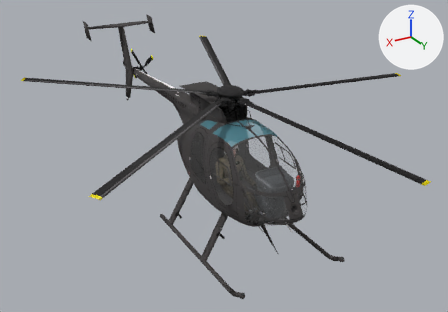
The glTF model models/md5/md5.glb as it was, and as the next commit left it.
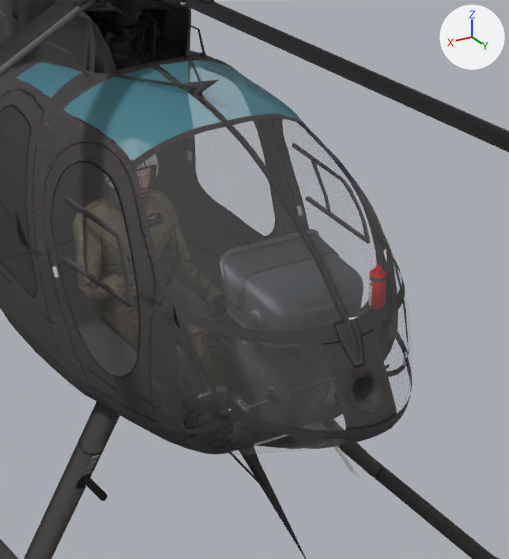
There are two pictures of each version: one whole from a 50 mm camera at (5.7, 9.36, 4.51) aimed at (-0.22, -0.5, -0.42), one close up on the part from 44% to 74% of the width and 33% to 82% of the height. Arrows for +X, +Y and +Z are at upper right; the lights stay in place. Where no turn or scale is listed for an object, it has been applied to the vertices.

Names of what the first close-up shows: 'ext_fuselage1', 'ext_fuselage2', 'glasss_grn', 'int_console', 'int_pedals', 'int_pilotR', 'rotor_main'.
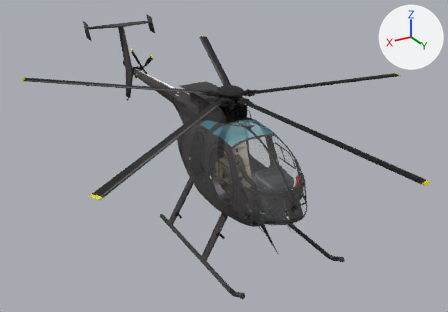
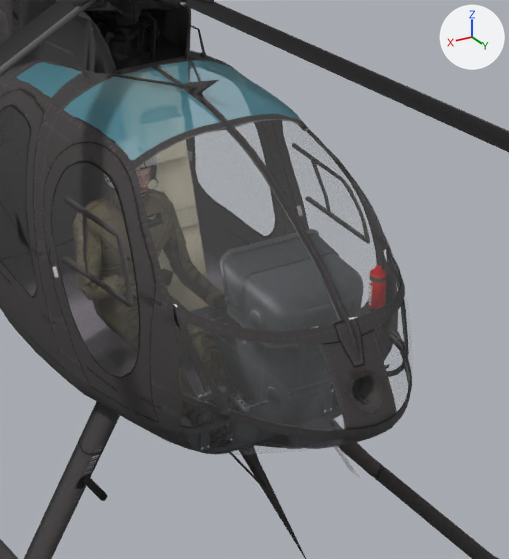
What changed in the scene script:
```text
Add img_int06:
    img_int06 = load_image('int06', '_unpacked/int06', 1024, 1024, 'sRGB')
Add img_int05:
    img_int05 = load_image('int05', '_unpacked/int05', 1024, 1024, 'sRGB')
Add mat_int06:
    mat_int06 = principled_material('int06')
    mat_int06.texture = img_int06  # with its transparency
    mat_int06.roughness = 1.0
Add mat_int05:
    mat_int05 = principled_material('int05')
    mat_int05.texture = img_int05  # with its transparency
    mat_int05.roughness = 1.0
Add me_part008:
    me_part008.from_pydata(...)  # 105 vertices, 157 faces; spans x -0.16..0.168, y -0.496..0.717, z -0.621..0.614
    me_part008.materials.append(mat_int06)  # picture img_int06
Add me_part007:
    me_part007.from_pydata(...)  # 656 vertices, 976 faces; spans x -0.68..0.68, y -0.53..2.22, z -0.93..0.62
    me_part007.materials.append(mat_int05)  # picture img_int05
Add ob_int_fuselage3:
    ob_int_fuselage3 = bpy.data.objects.new('int_fuselage3', me_part008)
    ob_int_fuselage3.location = (0.0, 0.0, 0.0)
Add ob_int_fuselage2:
    ob_int_fuselage2 = bpy.data.objects.new('int_fuselage2', me_part007)
    ob_int_fuselage2.location = (0.0, 0.0, 0.0)
```

Where the change shows, as pixel boxes (x1, y1, x2, y2) in the close-ups (509 x 559 px):
'int_fuselage2', added
    after: (1, 75, 412, 455)
'int_fuselage3', added
    after: (148, 67, 210, 311)
